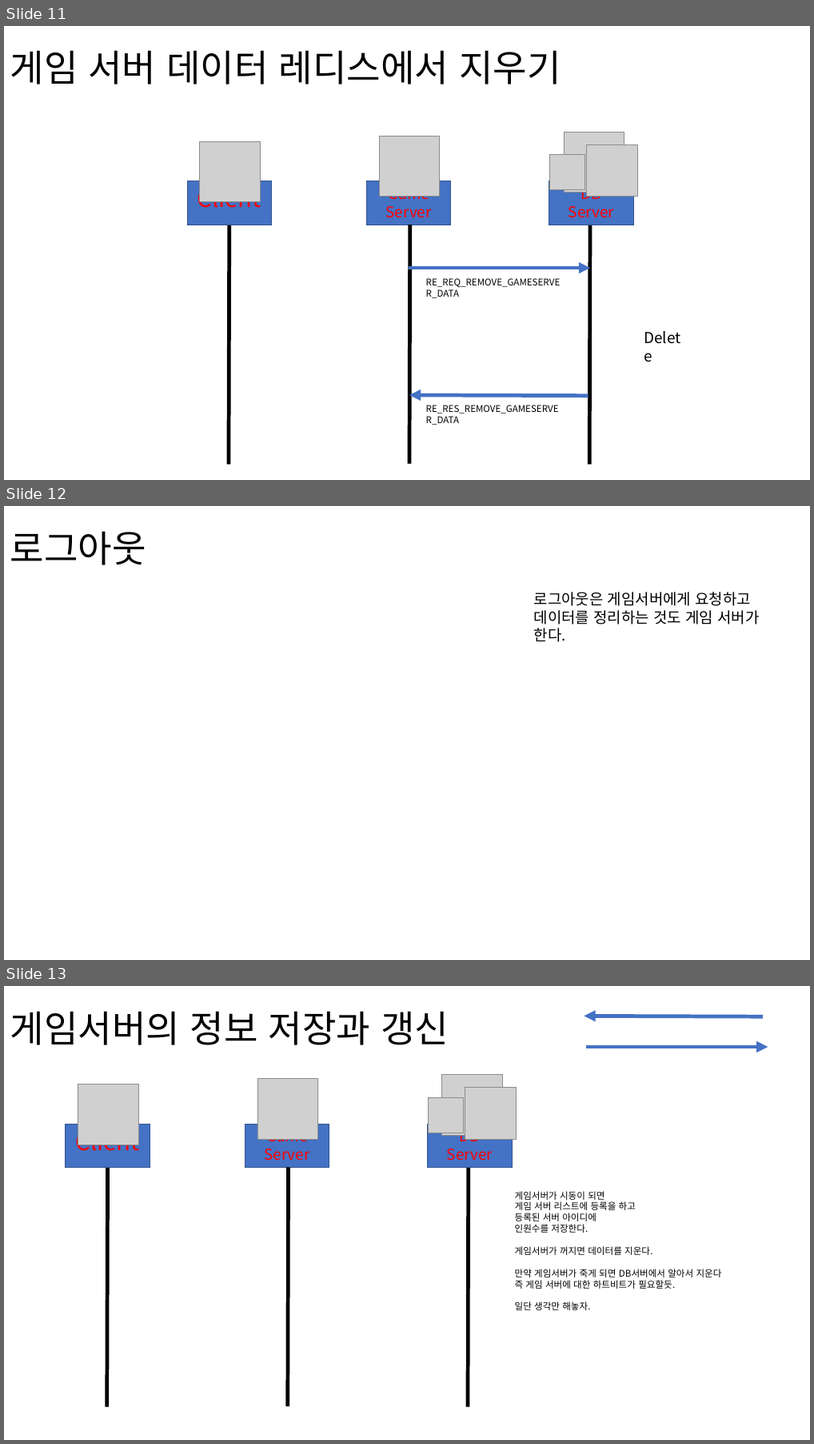
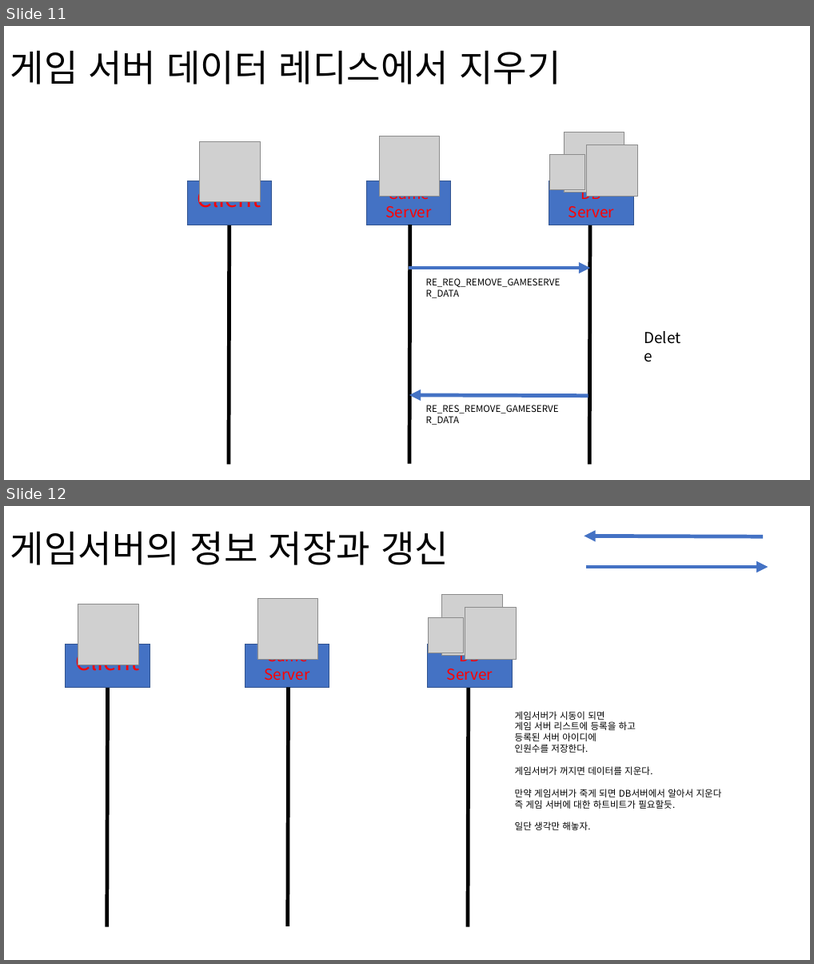
Before and after one commit to LethalSun/5thProjectServer, a slide deck: 시퀀스 다이어 그램.pptx. Shown one above the other, each under a label of ours: slides 11, 12 and 13 before the commit, slides 11 and 12 after it. The pictures are 814x1444 and 814x964 pixels, drawn with LibreOffice and Linux fonts; fonts in the diff are those of the drawing; grey boxes stand for pictures. Boxes give left, top, right and bottom in pixels: in the first picture for what was removed or moved away, otherwise in the second. Text is boxed around its words. In the diff, an @@ line names an element or a change of style, - is before the commit and + after.

```diff
--- a/시퀀스 다이어 그램.pptx
+++ b/시퀀스 다이어 그램.pptx
@@ slide 12 removed at [4,506,810,960], background #FFFFFF @@
@@ title removed at [10,531,146,565] @@
-로그아웃
@@ text removed at [534,592,759,642] @@
-로그아웃은 게임서버에게 요청하고
-데이터를 정리하는 것도 게임 서버가
-한다.
@@ what was slide 13 is now slide 12 @@
```
Also in this commit, not shown: 1 slide changed, 11 other files.
